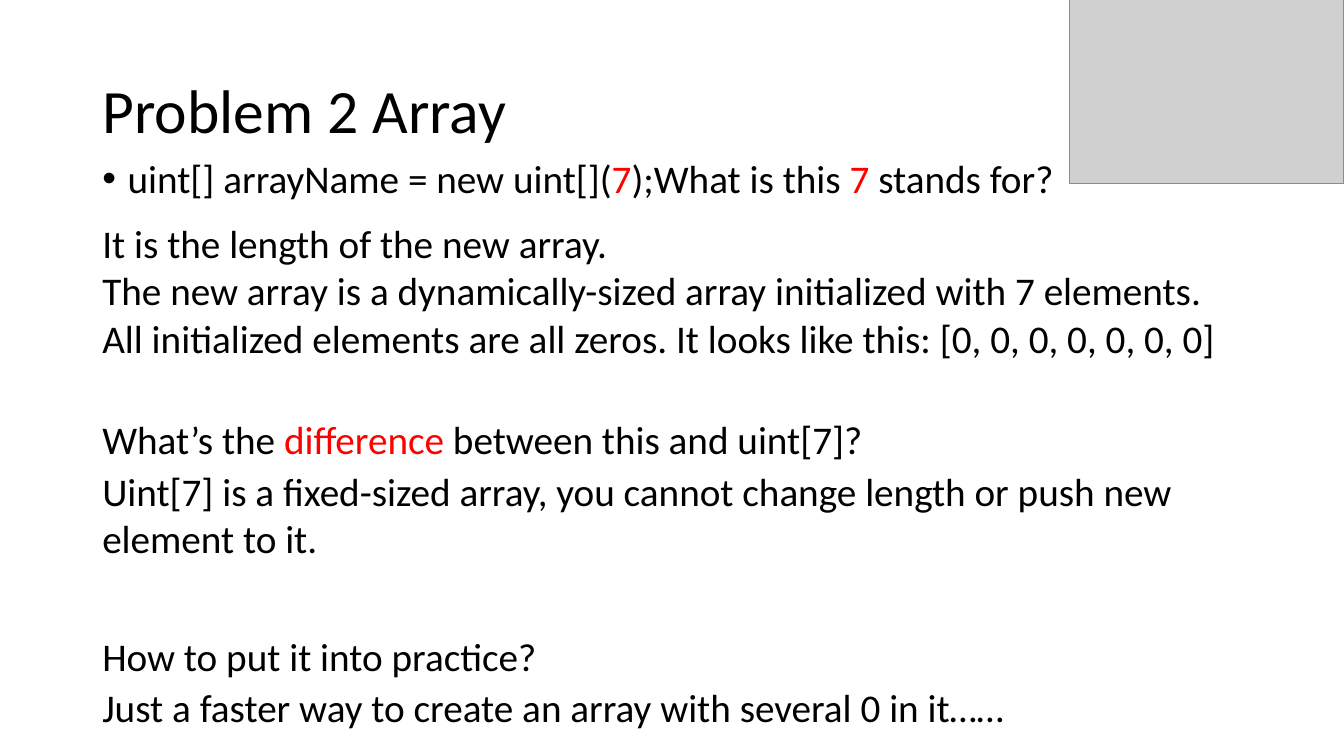
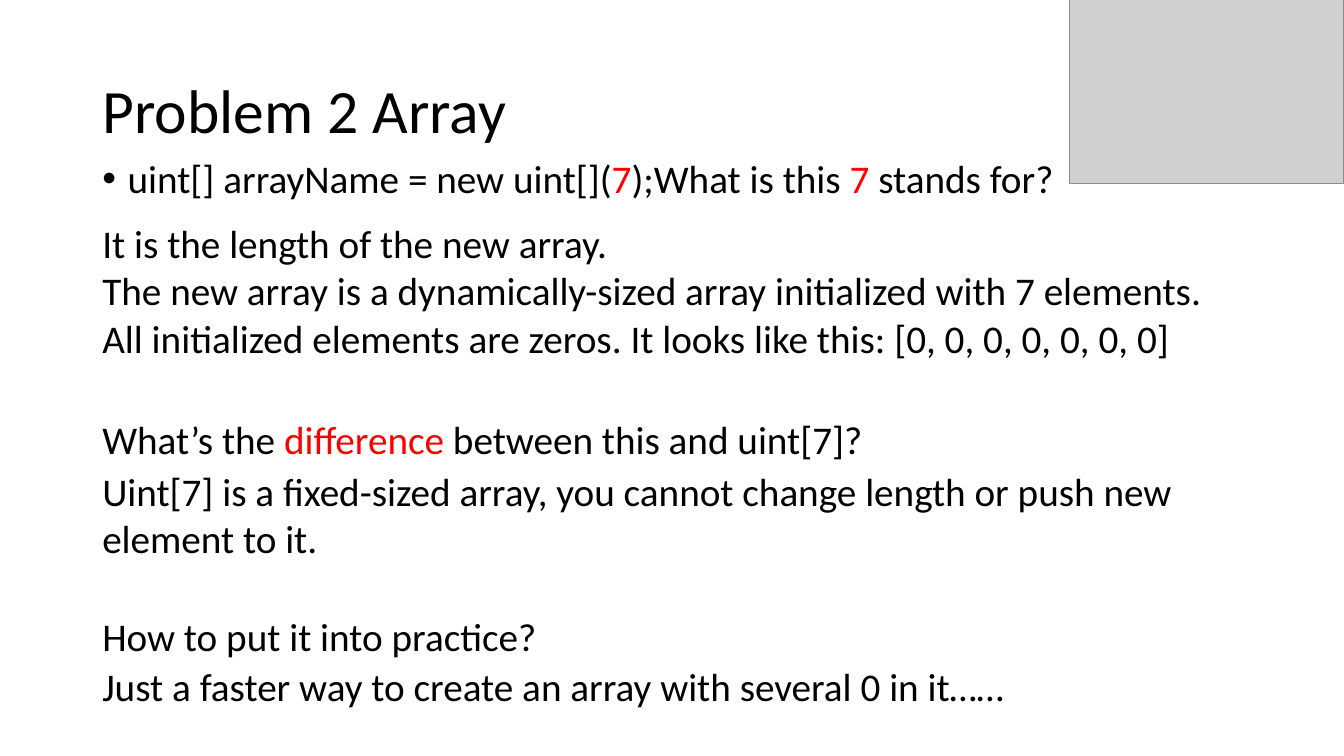
Before and after one commit to ryu9827/bootcamp-slices, a slide deck: slide 11 of Presentation-Bruce.pptx. Drawn at 1344x756 pixels with LibreOffice and Linux fonts; fonts in the diff are those of the drawing; grey boxes stand for pictures. Boxes give left, top, right and bottom in pixels: in the first picture for what was removed or moved away, otherwise in the second. Text is boxed around its words. In the diff, an @@ line names an element or a change of style, - is before the commit and + after.

Commit message:
review version
correct typos.
add thank you slice.

```diff
--- a/Presentation-Bruce.pptx
+++ b/Presentation-Bruce.pptx
@@ text at (102, 324, 1169, 359): text changed @@
-All initialized elements are all zeros. It looks like this: [0, 0, 0, 0, 0, 0, 0]
+All initialized elements are zeros. It looks like this: [0, 0, 0, 0, 0, 0, 0]
@@ text "How to put it into ...": place and size @@
-text "How to put it into ..." at (102, 644, 537, 678)
+text "How to put it into ..." at (102, 624, 537, 658)
@@ text "Just a faster way to ...": place and size @@
-text "Just a faster way to ..." at (102, 694, 1004, 729)
+text "Just a faster way to ..." at (102, 673, 1004, 708)
```
Also in this commit, not shown: 3 other slides changed, 1 slide added, 2 slides removed.
